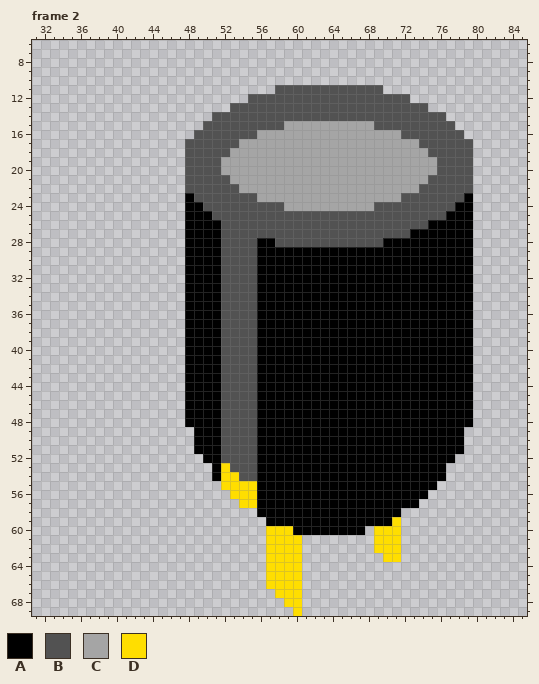
Pixel-art file -- Assets/Prefabs/Towers/Capacitor/Sprites/capacitor.aseprite. This is how it looked before the edit.
128x128 pixels, 11 frames. Shown: frame 2: x 31..85, y 6..69. The commit also changed other frames, which this record leaves out.
Visible layers, top first: "Layer 2", "Layer 5", "Layer 4", "Layer 3".
Palette (. is transparent): A #000000  B #525252  C #a5a5a5  D #ffde00
Pixels before, frame 2 (only the part around the change), first column x 38:
39 ..........AAAABBBBAAAAAAAAAA
40 ..........AAAABBBBAAAAAAAAAA
41 ..........AAAABBBBAAAAAAAAAA
42 ..........AAAABBBBAAAAAAAAAA
43 ..........AAAABBBBAAAAAAAAAA
44 ..........AAAABBBBAAAAAAAAAA
45 ..........AAAABBBBAAAAAAAAAA
46 ..........AAAABBBBAAAAAAAAAA
47 ..........AAAABBBBAAAAAAAAAA
48 ..........AAAABBBBAAAAAAAAAA
49 ...........AAABBBBAAAAAAAAAA
50 ...........AAABBBBAAAAAAAAAA
51 ...........AAABBBBAAAAAAAAAA
52 ............AABBBBAAAAAAAAAA
53 .............ADBBBAAAAAAAAAA
54 .............ADDBBAAAAAAAAAA
55 ..............DDDDAAAAAAAAAA
56 ...............DDDAAAAAAAAAA
57 ................DDAAAAAAAAAA
58 ..................AAAAAAAAAA
59 ...................AAAAAAAAA
60 ...................DDDAAAAAA
61 ...................DDDD.....
62 ...................DDDD.....
63 ...................DDDD.....
64 ...................DDDD.....
65 ...................DDDD.....
And afterwards:
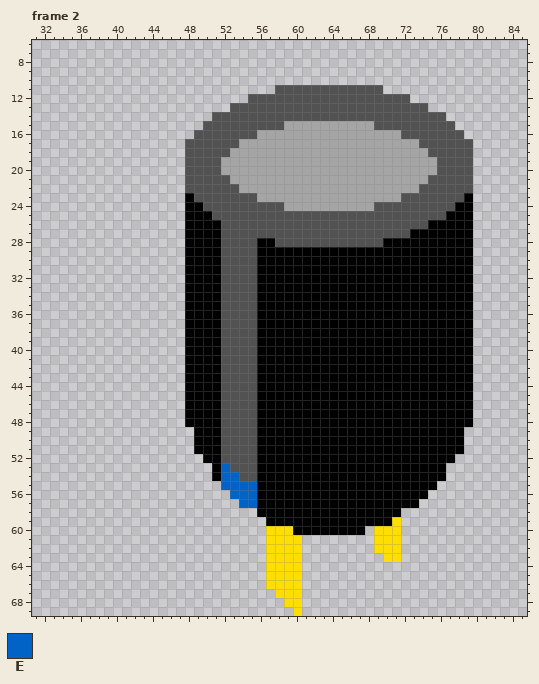
Colours new in this view: E #0163c6
Change:
Changed rows in their new state; - is an unchanged pixel.
Frame 2, layer "Layer 2":
first column x 52:
53 E---
54 EE--
55 EEEE
56 -EEE
57 --EE
Pixel boxes of the changes (left, top, right, bottom) in both pictures:
changed: (221, 463, 257, 508)
